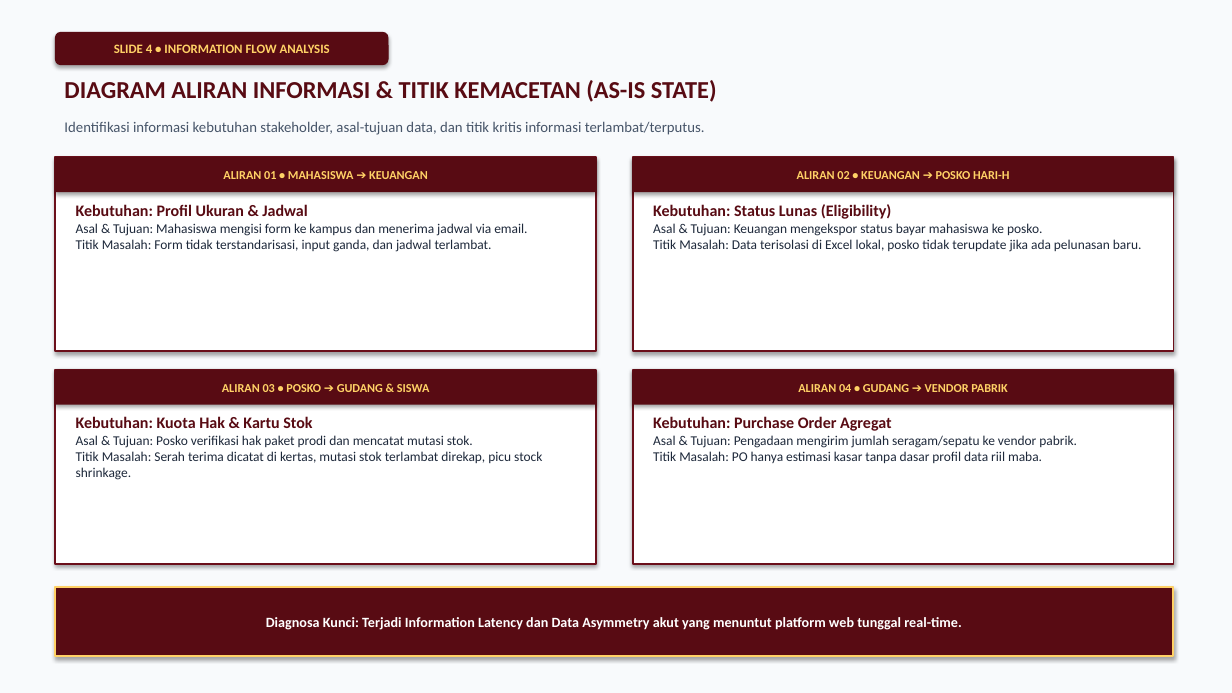
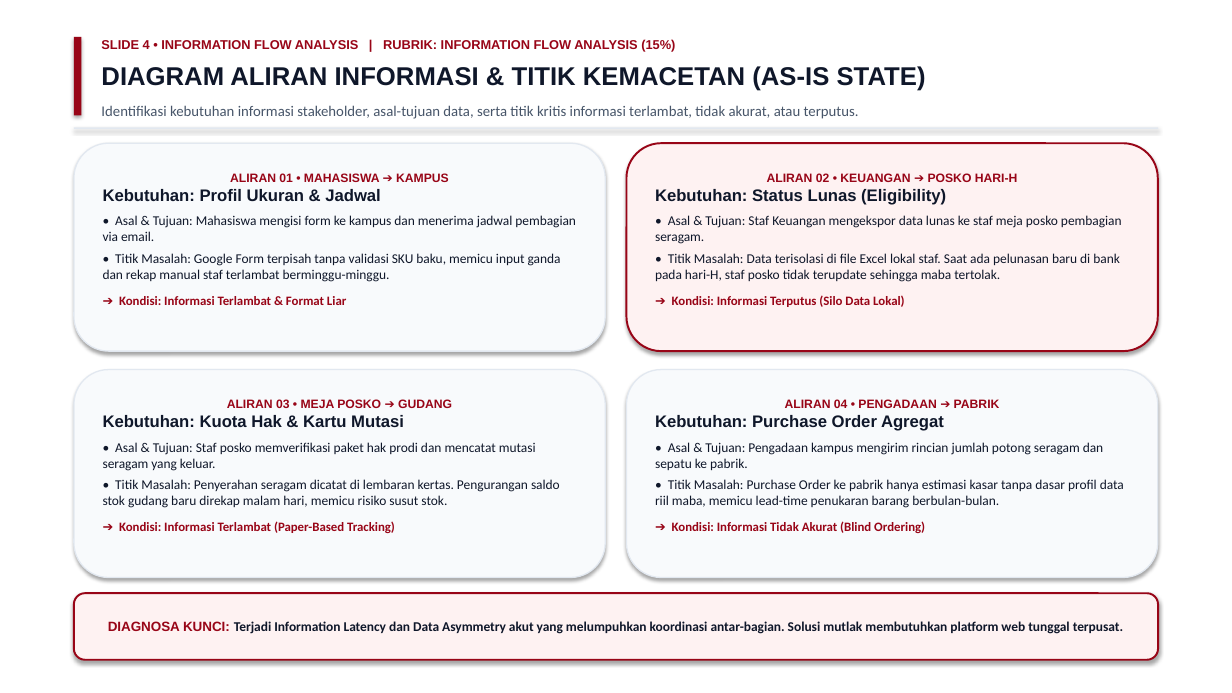
Before and after one commit to hildan-anugrah/tectnospark, a slide deck: slide 4 of HorizonU_Uniform_UniStock_SCM_Presentasi_Technospark.pptx. Drawn at 1232x693 pixels with LibreOffice and Linux fonts; fonts in the diff are those of the drawing. Boxes give left, top, right and bottom in pixels: in the first picture for what was removed or moved away, otherwise in the second. Text is boxed around its words. In the diff, an @@ line names an element or a change of style, - is before the commit and + after.

Commit message:
style: align color palette to corporate white and crimson matching pitch deck reference

```diff
--- a/HorizonU_Uniform_UniStock_SCM_Presentasi_Technospark.pptx
+++ b/HorizonU_Uniform_UniStock_SCM_Presentasi_Technospark.pptx
@@ background #F8FAFC to #FFFFFF @@
@@ rounded rectangle removed at box(55, 32, 388, 65) @@
-SLIDE 4 • INFORMATION FLOW ANALYSIS
@@ rectangle added at box(74, 37, 81, 116), fill #980517 @@
@@ text "DIAGRAM ALIRAN INFORMASI & TITIK ...": place and size @@
-text "DIAGRAM ALIRAN INFORMASI & TITIK ..." at box(64, 80, 717, 102)
+text "DIAGRAM ALIRAN INFORMASI & TITIK ..." at box(101, 66, 926, 91)
@@ text "DIAGRAM ALIRAN INFORMASI & TITIK ..." at box(101, 66, 926, 91): size 19 to 20 pt, font Calibri to Arial, text colour #580B13 to #0F172A @@
@@ text added at box(101, 39, 675, 52), 10 pt, text #980517, bold @@
+SLIDE 4 • INFORMATION FLOW ANALYSIS | RUBRIK: INFORMATION FLOW ANALYSIS (15%)
@@ text at box(101, 105, 859, 119): text changed @@
-Identifikasi informasi kebutuhan stakeholder, asal-tujuan data, dan titik kritis informasi terlambat/terputus.
+Identifikasi kebutuhan informasi stakeholder, asal-tujuan data, serta titik kritis informasi terlambat, tidak akurat, atau terputus.
@@ rounded rectangle "ALIRAN 01 • MAHASISWA ➔ ...": place and size @@
-rounded rectangle "ALIRAN 01 • MAHASISWA ➔ ..." at box(76, 204, 527, 252)
+rounded rectangle "ALIRAN 01 • MAHASISWA ➔ ..." at box(74, 143, 605, 351)
@@ rounded rectangle "ALIRAN 01 • MAHASISWA ➔ ..." at box(74, 143, 605, 351): fill none to #F8FAFC; outline none to #E2E8F0 1 pt; shadow on @@
@@ rectangle added at box(74, 128, 1158, 128), fill #E2E8F0 @@
@@ rounded rectangle "ALIRAN 02 • KEUANGAN ➔ ...": place and size @@
-rounded rectangle "ALIRAN 02 • KEUANGAN ➔ ..." at box(633, 157, 1174, 351)
+rounded rectangle "ALIRAN 02 • KEUANGAN ➔ ..." at box(627, 143, 1158, 351)
@@ rounded rectangle "ALIRAN 02 • KEUANGAN ➔ ..." at box(627, 143, 1158, 351): rectangle to rounded rectangle; fill #FFFFFF to #FEF2F2; outline #6B0F1A 1.5 pt to #980517 1.5 pt @@
@@ rectangle removed at box(55, 157, 596, 351) @@
@@ rectangle removed at box(55, 157, 596, 192) @@
-ALIRAN 01 • MAHASISWA ➔ KEUANGAN
@@ text in rounded rectangle at box(230, 173, 449, 182): paragraph added @@
+ALIRAN 01 • MAHASISWA ➔ KAMPUS
@@ rectangle removed at box(633, 157, 1174, 192) @@
-ALIRAN 02 • KEUANGAN ➔ POSKO HARI-H
@@ text in rounded rectangle at box(655, 173, 1122, 307): text added @@
+ALIRAN 02 • KEUANGAN ➔ POSKO HARI-H
+Kebutuhan: Status Lunas (Eligibility)
+• Asal & Tujuan: Staf Keuangan mengekspor data lunas ke staf meja posko pembagian seragam.
+• Titik Masalah: Data terisolasi di file Excel lokal staf. Saat ada pelunasan baru di bank pada hari-H, staf posko tidak terupdate sehingga maba tertolak.
+➔ Kondisi: Informasi Terputus (Silo Data Lokal)
@@ text in rounded rectangle at box(103, 189, 381, 201): size 12.5 to 13 pt, font Calibri to Arial, text colour #580B13 to #0F172A in "Kebutuhan: Profil Ukuran & Jadwal"; more space between paragraphs @@
@@ text removed at box(653, 204, 1142, 252) @@
-Kebutuhan: Status Lunas (Eligibility)
-Asal & Tujuan: Keuangan mengekspor status bayar mahasiswa ke posko.
-Titik Masalah: Data terisolasi di Excel lokal, posko tidak terupdate jika ada pelunasan baru.
@@ text in rounded rectangle at box(103, 215, 576, 305): text changed; text colour #1E293B to #0F172A @@
-Asal & Tujuan: Mahasiswa mengisi form ke kampus dan menerima jadwal via email.
-Titik Masalah: Form tidak terstandarisasi, input ganda, dan jadwal terlambat.
+• Asal & Tujuan: Mahasiswa mengisi form ke kampus dan menerima jadwal pembagian via email.
+• Titik Masalah: Google Form terpisah tanpa validasi SKU baku, memicu input ganda dan rekap manual staf terlambat berminggu-minggu.
+➔ Kondisi: Informasi Terlambat & Format Liar
@@ rectangle removed at box(55, 370, 596, 564) @@
@@ rectangle removed at box(55, 370, 596, 405) @@
-ALIRAN 03 • POSKO ➔ GUDANG & SISWA
@@ rounded rectangle added at box(74, 370, 605, 578), fill #F8FAFC, outline #E2E8F0 1 pt, 10.5 pt, text #0F172A @@
+ALIRAN 03 • MEJA POSKO ➔ GUDANG
+Kebutuhan: Kuota Hak & Kartu Mutasi
+• Asal & Tujuan: Staf posko memverifikasi paket hak prodi dan mencatat mutasi seragam yang keluar.
+• Titik Masalah: Penyerahan seragam dicatat di lembaran kertas. Pengurangan saldo stok gudang baru direkap malam hari, memicu risiko susut stok.
+➔ Kondisi: Informasi Terlambat (Paper-Based Tracking)
@@ rounded rectangle "ALIRAN 04 • PENGADAAN ➔ ..." at box(627, 370, 1158, 578): fill none to #F8FAFC; outline none to #E2E8F0 1 pt; shadow on @@
@@ rounded rectangle "ALIRAN 04 • PENGADAAN ➔ ...": place and size @@
-rounded rectangle "ALIRAN 04 • PENGADAAN ➔ ..." at box(653, 416, 1077, 463)
+rounded rectangle "ALIRAN 04 • PENGADAAN ➔ ..." at box(627, 370, 1158, 578)
@@ rectangle removed at box(633, 370, 1174, 564) @@
@@ rectangle removed at box(633, 370, 1174, 405) @@
-ALIRAN 04 • GUDANG ➔ VENDOR PABRIK
@@ text removed at box(76, 416, 542, 480) @@
-Kebutuhan: Kuota Hak & Kartu Stok
-Asal & Tujuan: Posko verifikasi hak paket prodi dan mencatat mutasi stok.
-Titik Masalah: Serah terima dicatat di kertas, mutasi stok terlambat direkap, picu stock shrinkage.
@@ text in rounded rectangle at box(655, 415, 944, 431): size 12.5 to 13 pt, font Calibri to Arial, text colour #580B13 to #0F172A in "Kebutuhan: Purchase Order Agregat"; more space between paragraphs @@
@@ text in rounded rectangle at box(785, 399, 1000, 408): paragraph added @@
+ALIRAN 04 • PENGADAAN ➔ PABRIK
@@ text in rounded rectangle at box(655, 442, 1124, 533): text changed; text colour #1E293B to #0F172A @@
-Asal & Tujuan: Pengadaan mengirim jumlah seragam/sepatu ke vendor pabrik.
-Titik Masalah: PO hanya estimasi kasar tanpa dasar profil data riil maba.
+• Asal & Tujuan: Pengadaan kampus mengirim rincian jumlah potong seragam dan sepatu ke pabrik.
+• Titik Masalah: Purchase Order ke pabrik hanya estimasi kasar tanpa dasar profil data riil maba, memicu lead-time penukaran barang berbulan-bulan.
+➔ Kondisi: Informasi Tidak Akurat (Blind Ordering)
@@ rounded rectangle "DIAGNOSA KUNCI: Terjadi Information Latency ...": place and size @@
-rounded rectangle "DIAGNOSA KUNCI: Terjadi Information Latency ..." at box(55, 587, 1174, 656)
+rounded rectangle "DIAGNOSA KUNCI: Terjadi Information Latency ..." at box(74, 593, 1158, 660)
@@ rounded rectangle "DIAGNOSA KUNCI: Terjadi Information Latency ..." at box(74, 593, 1158, 660): rectangle to rounded rectangle; fill #580B13 to #FEF2F2; outline #FFD166 1.5 pt to #980517 1.5 pt @@
@@ text in rounded rectangle at box(108, 621, 1123, 634): text changed; size 11 to 10.5 pt; text colour #FFFFFF to #0F172A @@
-Diagnosa Kunci: Terjadi Information Latency dan Data Asymmetry akut yang menuntut platform web tunggal real-time.
+DIAGNOSA KUNCI: Terjadi Information Latency dan Data Asymmetry akut yang melumpuhkan koordinasi antar-bagian. Solusi mutlak membutuhkan platform web tunggal terpusat.
```
Also in this commit, not shown: 7 other slides changed, 2 other files.
